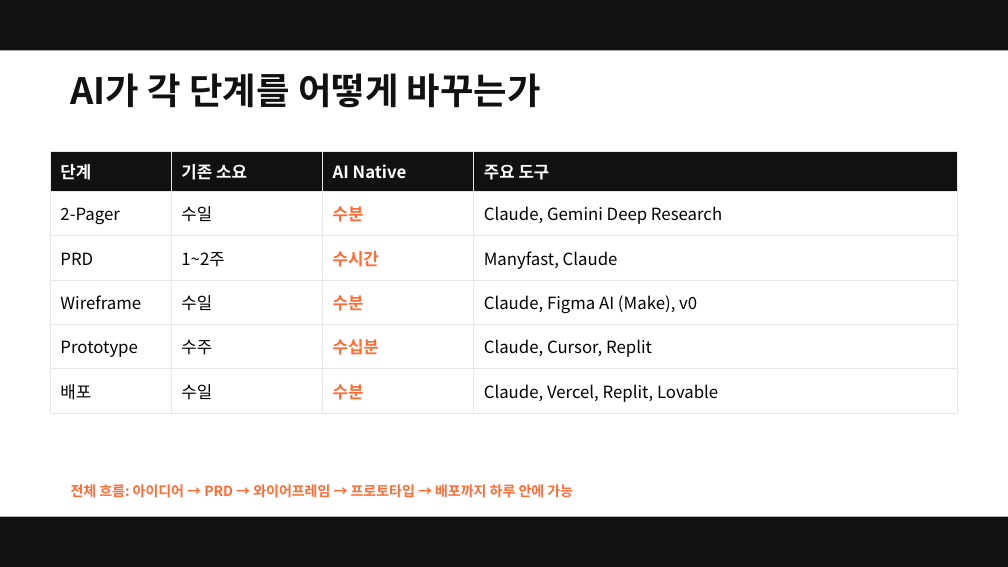
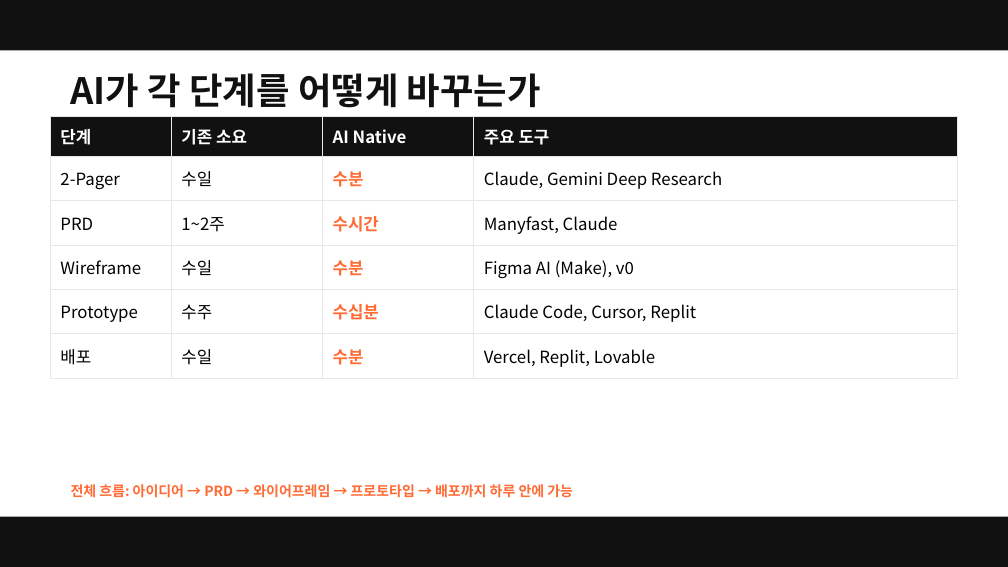
Before and after one commit to smilesjcha/ai-native-pm, a slide deck: slide 15 of projects/26Q3_Fastcampus-Lecture/assets/pptx/ai-native-pm-lecture.pptx. Drawn at 1008x567 pixels with LibreOffice and Linux fonts; fonts in the diff are those of the drawing. Boxes give left, top, right and bottom in pixels: in the first picture for what was removed or moved away, otherwise in the second. Text is boxed around its words. In the diff, an @@ line names an element or a change of style, - is before the commit and + after.

```diff
--- a/projects/26Q3_Fastcampus-Lecture/assets/pptx/ai-native-pm-lecture.pptx
+++ b/projects/26Q3_Fastcampus-Lecture/assets/pptx/ai-native-pm-lecture.pptx
@@ table at (50, 116, 958, 371) @@
-row 4, column 4: Claude, Figma AI (Make), v0
+row 4, column 4: Figma AI (Make), v0
-row 5, column 4: Claude, Cursor, Replit
+row 5, column 4: Claude Code, Cursor, Replit
-row 6, column 4: Claude, Vercel, Replit, Lovable
+row 6, column 4: Vercel, Replit, Lovable
@@ table: place and size @@
-table at (50, 151, 958, 413)
+table at (50, 116, 958, 371)
```
Also in this commit, not shown: 26 other slides changed, 1 slide added, 1 other file.
